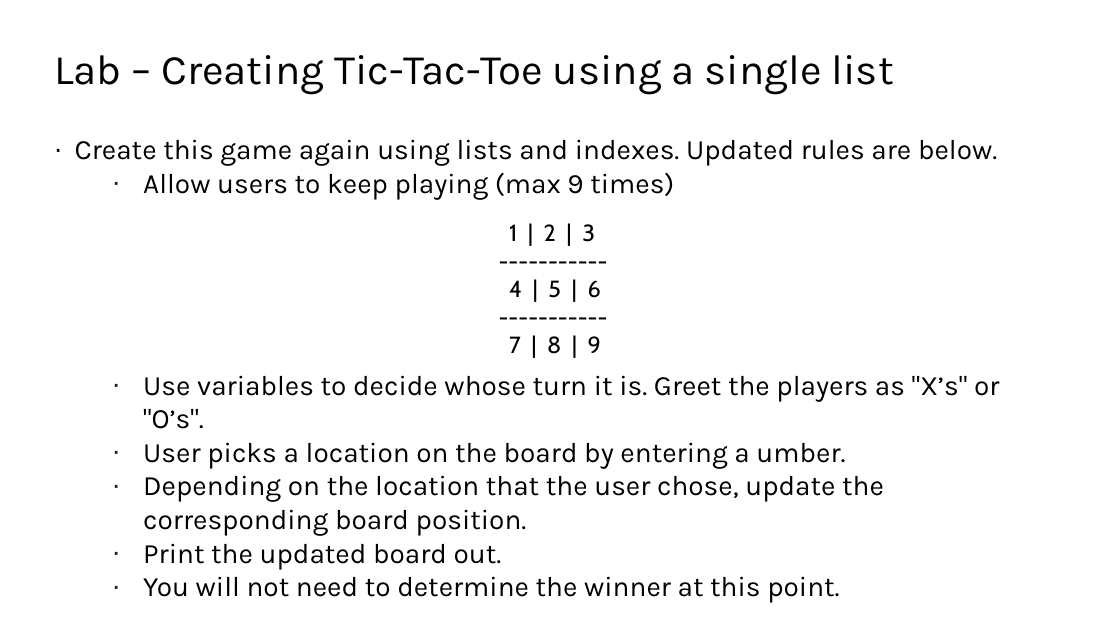
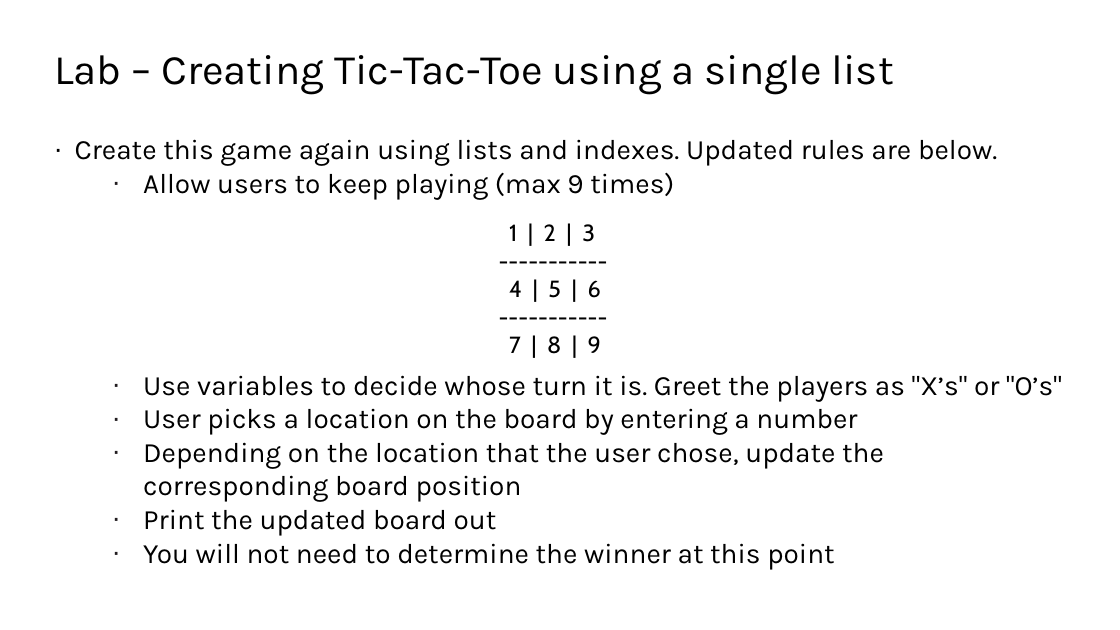
Before and after one commit to TEALSK12/2nd-semester-introduction-to-computer-science, a slide deck: slide 9 of units/2_unit/slidedecks/Intro Python 2.06 TEALS.pptx. Drawn at 1120x630 pixels with LibreOffice and Linux fonts; fonts in the diff are those of the drawing; background and template pictures are left out. Boxes give left, top, right and bottom in pixels: in the first picture for what was removed or moved away, otherwise in the second. Text is boxed around its words. In the diff, an @@ line names an element or a change of style, - is before the commit and + after.

```diff
--- a/units/2_unit/slidedecks/Intro Python 2.06 TEALS.pptx
+++ b/units/2_unit/slidedecks/Intro Python 2.06 TEALS.pptx
@@ text at (143, 375, 1062, 569): text changed @@
-· Use variables to decide whose turn it is. Greet the players as "X’s" or "O’s".
-· User picks a location on the board by entering a umber.
-· Depending on the location that the user chose, update the corresponding board position.
-· Print the updated board out.
-· You will not need to determine the winner at this point.
+· Use variables to decide whose turn it is. Greet the players as "X’s" or "O’s"
+· User picks a location on the board by entering a number
+· Depending on the location that the user chose, update the corresponding board position
+· Print the updated board out
+· You will not need to determine the winner at this point
```
Also in this commit, not shown: 9 other slides changed.
